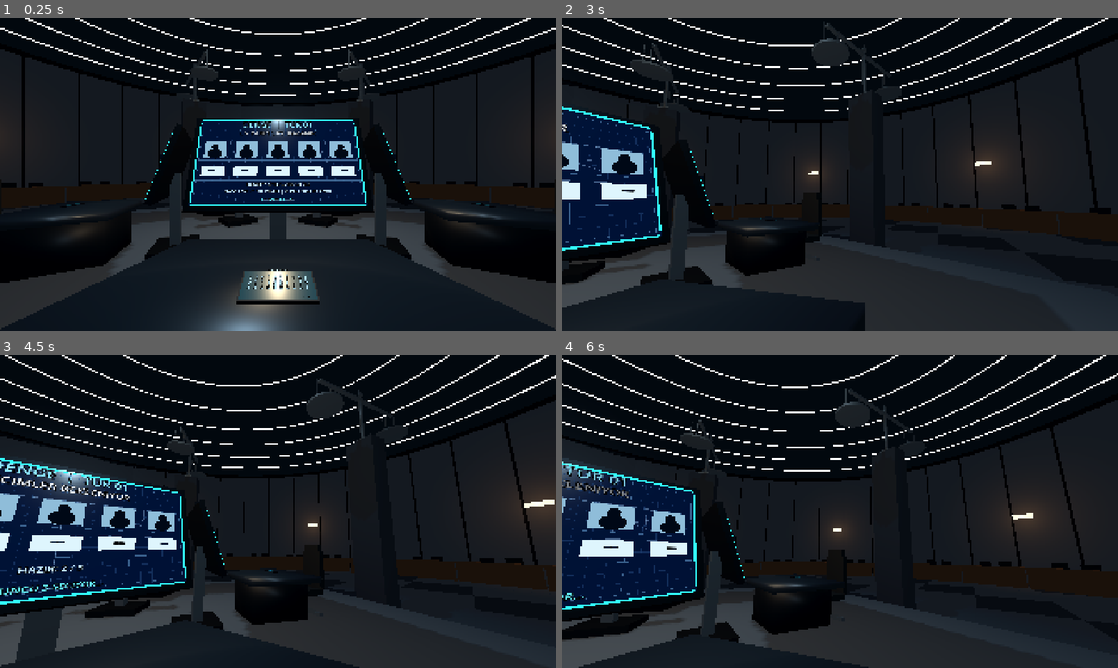
Above: before the commit, frames 1-4 (two rows, left to right).
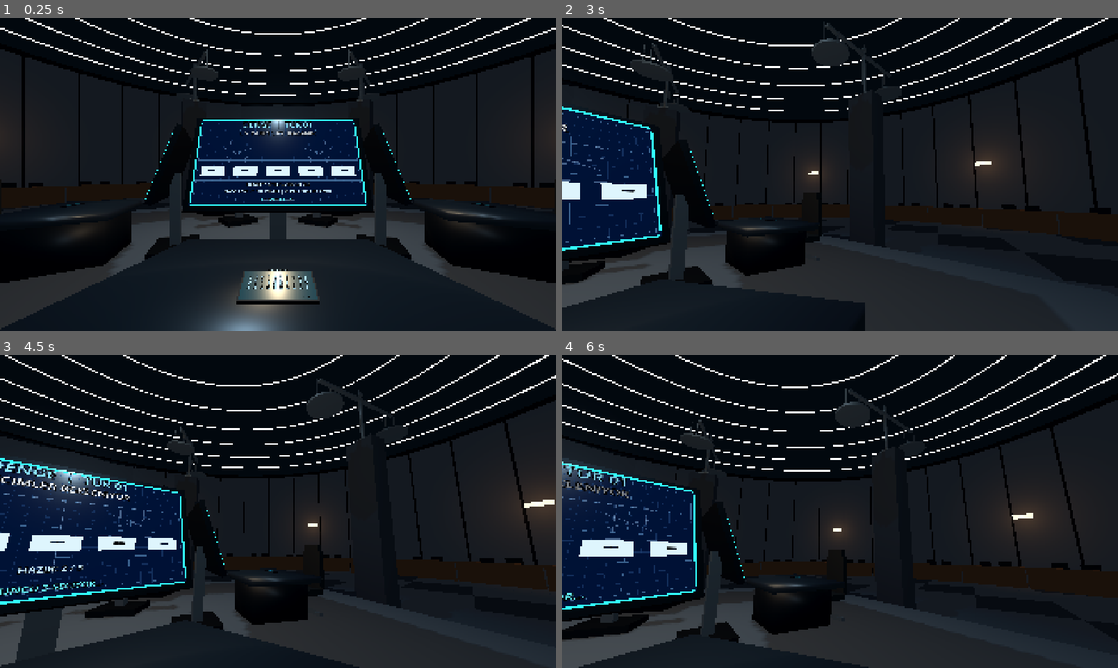
Above: after the commit, the same moments.

Repository: SerkanAydin06/DENGE
Game: Godot game, scene res://scenes/game_room.tscn
Same seed, same stepped clock (60 frames per second), same inputs: the game is played once before the commit and once after it.
Inputs (mouse positions are in pixels of both pictures, inside the frame that each line leads up to):
- Up to frame 1 (0.25 s): no input
- Up to frame 2 (3 s): tap Enter at 0.5, 2 s; move the mouse to (867, 174) at 0.52 s; tap E at 0.6 s; click (867, 174) at 0.67 s; tap Space at 1.25, 2.75 s; move the mouse to (728, 190) at 1.27 s; tap 0 at 1.35 s; click (728, 190) at 1.42 s; move the mouse to (895, 105) at 2.02 s; tap 9 at 2.1 s; click (895, 105) at 2.17 s; move the mouse to (834, 180) at 2.77 s; tap Backspace at 2.85 s; click (834, 180) at 2.92 s
- Up to frame 3 (4.5 s): tap Enter at 3.5, 3.6 s; move the mouse to (316, 514) at 3.52 s; click (316, 514) at 3.67 s; tap Space at 4.25 s; move the mouse to (233, 508) at 4.27 s; tap Keypad Enter at 4.35 s; click (233, 508) at 4.42 s
- Up to frame 4 (6 s): move the mouse to (845, 511) at 5.02 s; tap E at 5.1 s; click (845, 511) at 5.17 s; move the mouse to (817, 505) at 5.77 s; tap 0 at 5.85 s; click (817, 505) at 5.92 s

The runs differ from the first frame. In frame 1, 1.0% of the frame differs, in the area x 36-64%, y 39-46%; in frame 2, 0.8%; in frame 3, 1.5%, in the area x 0-32%, y 44-57%; in frame 4, 1.1%.

Commit message:
Implement staged calculation-to-photo-to-winner-to-remaining-points 3D monitor presentation

Diff:
--- a/scripts/player_station.gd
+++ b/scripts/player_station.gd
@@ -25,6 +25,9 @@
 @onready var average_frame: Node3D = $ResultDisplay/ResultMonitor/MonitorBlueprint/AverageFrame
 @onready var target_panel: Node3D = $ResultDisplay/ResultMonitor/MonitorBlueprint/TargetPanel
 @onready var target_value: Label3D = $ResultDisplay/ResultMonitor/MonitorBlueprint/TargetPanel/TargetValue
+@onready var calculation_panel: Node3D = $ResultDisplay/ResultMonitor/MonitorBlueprint/CalculationPanel
+@onready var calculation_average: Label3D = $ResultDisplay/ResultMonitor/MonitorBlueprint/CalculationPanel/AverageValue
+@onready var calculation_answer: Label3D = $ResultDisplay/ResultMonitor/MonitorBlueprint/CalculationPanel/AnswerValue
 @onready var player_readouts: Array[Label3D] = [
 	$ResultDisplay/ResultMonitor/PlayerReadouts/Player_1,
 	$ResultDisplay/ResultMonitor/PlayerReadouts/Player_2,
@@ -116,44 +119,82 @@
 			readout.modulate = Color(0.055, 0.115, 0.21, readout.modulate.a)
 
 
-func set_monitor_phase(phase: String, target: float = -1.0, winners: Array = [], score_lines: Array = []) -> void:
-	## Geometry, frames, portraits and grid are pre-authored in monitor_blueprint.tscn.
-	## score_lines: per player text shown under the number window on RESULT (distance and score).
-	var showing_average: bool = phase == "AVERAGE"
-	var showing_target: bool = phase == "TARGET" or phase == "RESULT"
-	average_frame.visible = showing_average
-	if showing_average:
-		average_frame.scale = Vector3(0.98, 0.75, 1.0)
-		var average_tween: Tween = create_tween()
-		average_tween.set_trans(Tween.TRANS_BACK).set_ease(Tween.EASE_OUT)
-		average_tween.tween_property(average_frame, "scale", Vector3.ONE, 0.36)
-	target_panel.visible = showing_target
-	result_details.visible = not showing_target
-	if showing_target:
+func set_monitor_phase(phase: String, target: float = -1.0, winners: Array = [], point_totals: Array = [], average: float = -1.0) -> void:
+	## All elements are authored in monitor_blueprint.tscn, never in a 2D popup.
+	## REVEAL -> AVERAGE -> MULTIPLY -> CALCULATED -> PHOTO -> WIN -> SCORE.
+	var calculation_visible: bool = phase == "AVERAGE" or phase == "MULTIPLY" or phase == "CALCULATED"
+	var portraits_visible: bool = phase == "PHOTO" or phase == "WIN" or phase == "SCORE"
+	var factor_visible: bool = phase == "MULTIPLY" or phase == "CALCULATED"
+	var answer_visible: bool = phase == "CALCULATED"
+
+	average_frame.visible = calculation_visible
+	calculation_panel.visible = calculation_visible
+	target_panel.visible = portraits_visible
+	result_details.visible = phase == "RULES" or phase == "LOCKED" or phase == "REVEAL"
+	result_footer.visible = not calculation_visible
+
+	if calculation_visible:
+		calculation_average.text = "%.2f" % average
+		calculation_answer.text = "%.2f" % target if answer_visible else "--"
+		calculation_panel.get_node("MultiplySign").visible = factor_visible
+		calculation_panel.get_node("FactorValue").visible = factor_visible
+		calculation_panel.get_node("FactorCaption").visible = factor_visible
+		calculation_panel.get_node("EqualsSign").visible = answer_visible
+		calculation_panel.get_node("AnswerBox").visible = answer_visible
+		calculation_panel.get_node("AnswerValue").visible = answer_visible
+		calculation_panel.get_node("AnswerCaption").visible = answer_visible
+		if phase == "AVERAGE":
+			average_frame.scale = Vector3(0.98, 0.75, 1.0)
+			var outline_tween: Tween = create_tween()
+			outline_tween.set_trans(Tween.TRANS_BACK).set_ease(Tween.EASE_OUT)
+			outline_tween.tween_property(average_frame, "scale", Vector3.ONE, 0.36)
+	else:
+		average_frame.scale = Vector3.ONE
+
+	if portraits_visible:
 		target_value.text = "%.2f" % target
-		if phase == "TARGET":
-			target_panel.scale = Vector3(0.80, 0.80, 1.0)
+		if phase == "PHOTO":
+			target_panel.scale = Vector3(0.85, 0.85, 1.0)
 			var target_tween: Tween = create_tween()
 			target_tween.set_trans(Tween.TRANS_BACK).set_ease(Tween.EASE_OUT)
-			target_tween.tween_property(target_panel, "scale", Vector3.ONE, 0.38)
+			target_tween.tween_property(target_panel, "scale", Vector3.ONE, 0.40)
 
 	for i in range(player_readouts.size()):
-		var portrait: Node3D = blueprint.get_node("Players/Portrait_%d" % [i + 1]) as Node3D
-		var winner_border: Node3D = portrait.get_node("WinnerBorder_%d" % [i + 1]) as Node3D
-		var win_label: Label3D = portrait.get_node("WinLabel_%d" % [i + 1]) as Label3D
-		var score_label: Label3D = portrait.get_node("Score_%d" % [i + 1]) as Label3D
-		var is_winner: bool = phase == "RESULT" and winners.has(i)
+		var portrait: Node3D = blueprint.get_node("Players/Portrait_%d" % (i + 1)) as Node3D
+		for child_name in ["PortraitPanel", "Head", "Torso"]:
+			var art: Node3D = portrait.get_node(child_name) as Node3D
+			art.visible = portraits_visible
+		var winner_border: Node3D = portrait.get_node("WinnerBorder_%d" % (i + 1)) as Node3D
+		var win_label: Label3D = portrait.get_node("WinLabel_%d" % (i + 1)) as Label3D
+		var legacy_score: Label3D = portrait.get_node("Score_%d" % (i + 1)) as Label3D
+		var points_overlay: Node3D = portrait.get_node("PointsOverlay_%d" % (i + 1)) as Node3D
+		var points_label: Label3D = points_overlay.get_node("PointsValue") as Label3D
+
+		var is_winner: bool = (phase == "WIN" or phase == "SCORE") and winners.has(i)
 		winner_border.visible = is_winner
-		win_label.visible = is_winner
-		score_label.visible = phase == "RESULT" and i < score_lines.size()
-		if i < score_lines.size():
-			score_label.text = str(score_lines[i])
-		if is_winner:
-			winner_border.scale = Vector3(0.90, 0.90, 1.0)
-			win_label.scale = Vector3(0.6, 0.6, 1.0)
-			var winner_tween: Tween = create_tween().set_parallel(true)
-			winner_tween.tween_property(winner_border, "scale", Vector3.ONE, 0.33).set_trans(Tween.TRANS_BACK)
-			winner_tween.tween_property(win_label, "scale", Vector3.ONE, 0.4).set_trans(Tween.TRANS_BACK)
+		win_label.visible = phase == "WIN" and is_winner
+		legacy_score.visible = false
+		points_overlay.visible = phase == "SCORE" and i < point_totals.size()
+		if i < point_totals.size():
+			points_label.text = "%d PUAN" % int(point_totals[i])
+
+		if phase == "PHOTO":
+			portrait.scale = Vector3(0.94, 0.94, 1.0)
+			var photo_tween: Tween = create_tween()
+			photo_tween.set_trans(Tween.TRANS_CUBIC).set_ease(Tween.EASE_OUT)
+			photo_tween.tween_property(portrait, "scale", Vector3.ONE, 0.40)
+		elif phase == "WIN" and is_winner:
+			winner_border.scale = Vector3(0.9, 0.9, 1.0)
+			win_label.scale = Vector3(0.65, 0.65, 1.0)
+			var win_tween: Tween = create_tween().set_parallel(true)
+			win_tween.tween_property(winner_border, "scale", Vector3.ONE, 0.35).set_trans(Tween.TRANS_BACK)
+			win_tween.tween_property(win_label, "scale", Vector3.ONE, 0.4).set_trans(Tween.TRANS_BACK)
+		elif phase == "SCORE" and points_overlay.visible:
+			points_overlay.scale = Vector3(0.75, 0.75, 1.0)
+			var score_tween: Tween = create_tween()
+			score_tween.set_trans(Tween.TRANS_BACK).set_ease(Tween.EASE_OUT)
+			score_tween.tween_property(points_overlay, "scale", Vector3.ONE, 0.40)
+
 
 func append_digit(digit: int) -> void:
 	## Optional keyboard input; on the screen all 101 entries remain individually selectable.
